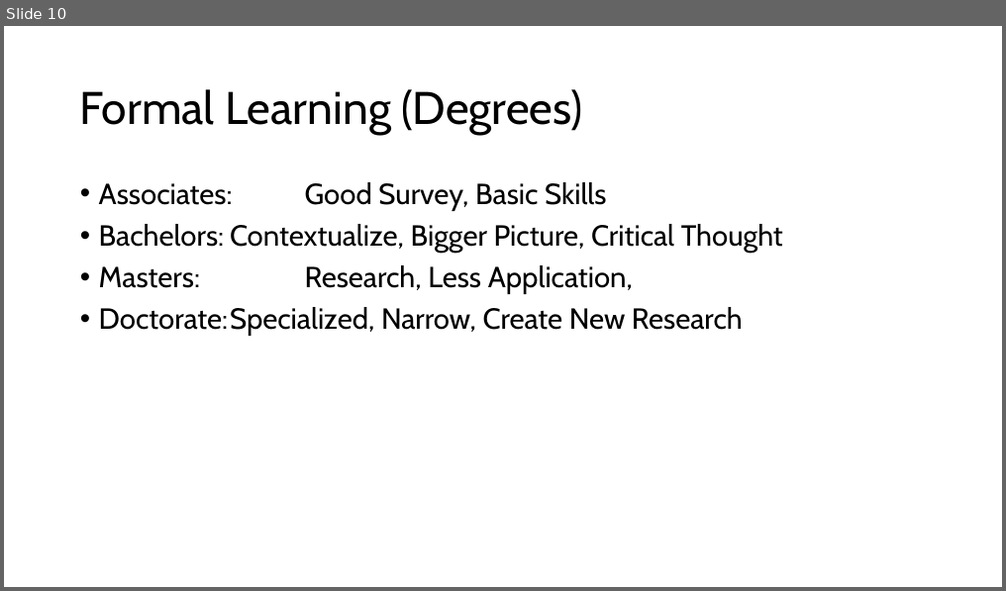
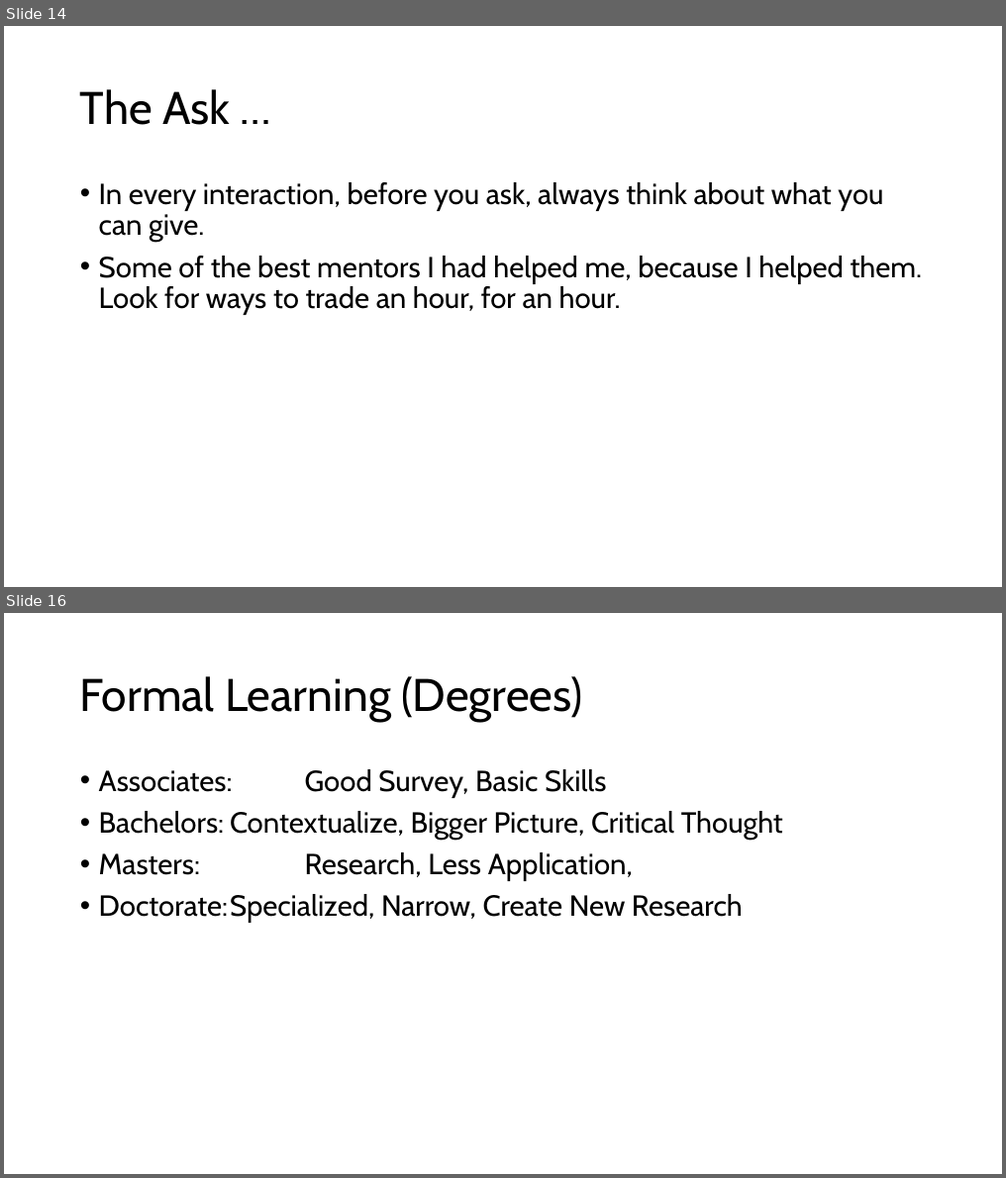
Before and after one commit to dtuuri/presentations, a slide deck: ShitIWishIKnew.pptx. Shown one above the other, each under a label of ours: slide 10 before the commit, slides 14 and 16 after it; the slides between them are not shown. The pictures are 1006x591 and 1006x1178 pixels, drawn with LibreOffice and Linux fonts; fonts in the diff are those of the drawing. Boxes give left, top, right and bottom in pixels: in the first picture for what was removed or moved away, otherwise in the second. Text is boxed around its words. In the diff, an @@ line names an element or a change of style, - is before the commit and + after.

```diff
--- a/ShitIWishIKnew.pptx
+++ b/ShitIWishIKnew.pptx
@@ slide 14 added at <box>4,26,1002,587</box>, background #FFFFFF @@
@@ title added at <box>80,89,230,125</box>, 44 pt, text #000000 @@
+The Ask …
@@ text added at <box>99,182,923,315</box>, 28 pt, text #000000 @@
+• In every interaction, before you ask, always think about what you can give.
+• Some of the best mentors I had helped me, because I helped them. Look for ways to trade an hour, for an hour.
@@ what was slide 10 is now slide 16 @@
```
Also in this commit, not shown: 9 slides changed, 6 other slides added, 2 slides removed.
